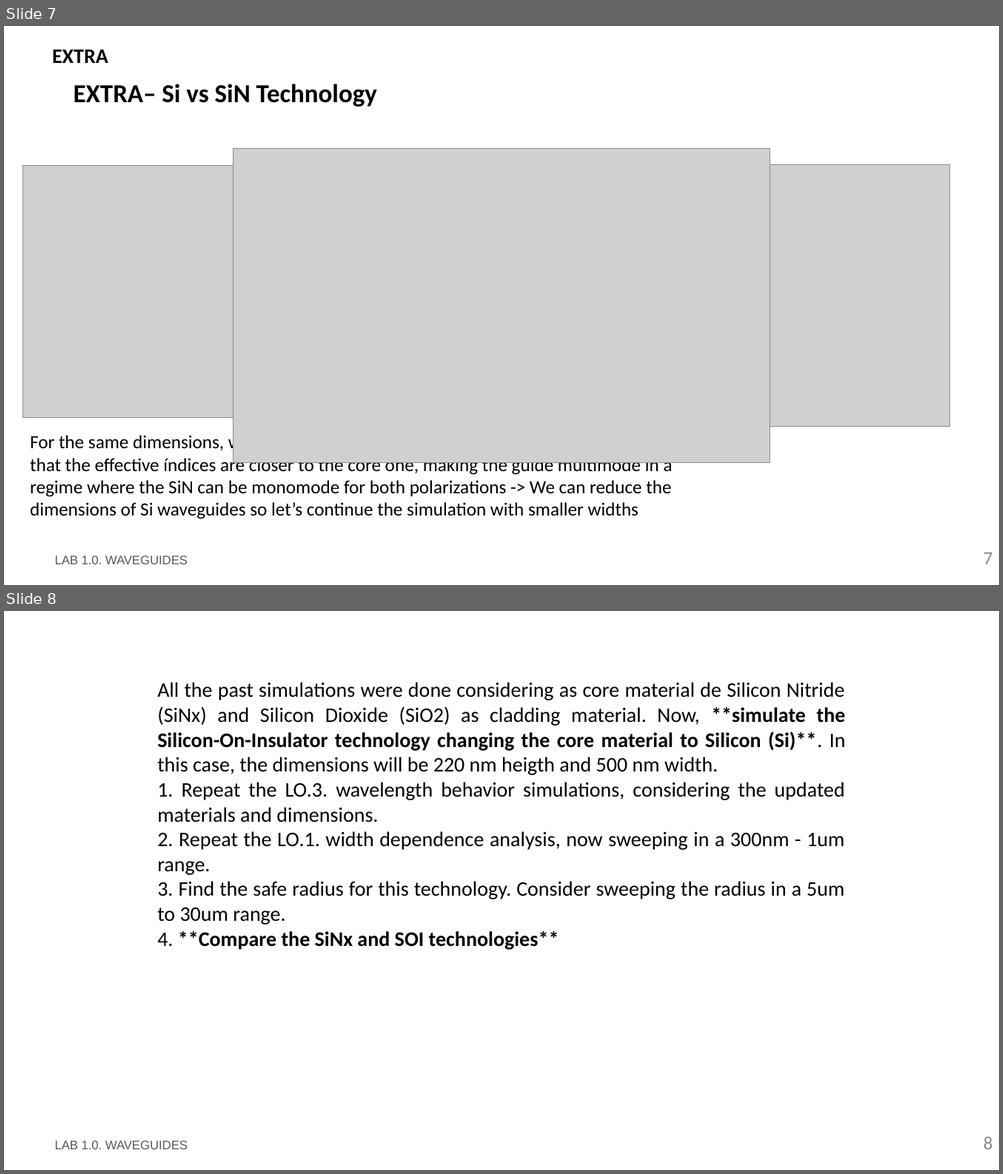
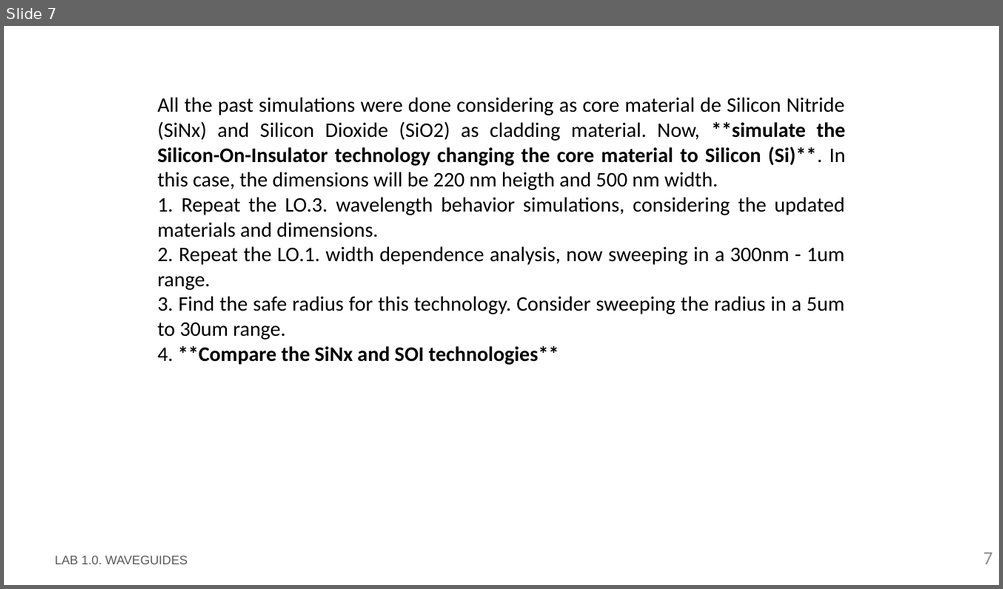
Before and after one commit to DBAEASE/pic-upv-lab1, a slide deck: LabBook_10.pptx. Shown one above the other, each under a label of ours: slides 7 and 8 before the commit, slide 7 after it. The pictures are 1003x1174 and 1003x589 pixels, drawn with LibreOffice and Linux fonts; fonts in the diff are those of the drawing; grey boxes stand for pictures; background and template pictures are left out. Boxes give left, top, right and bottom in pixels: in the first picture for what was removed or moved away, otherwise in the second. Text is boxed around its words. In the diff, an @@ line names an element or a change of style, - is before the commit and + after.

Commit message:
Avances ejs extras

```diff
--- a/LabBook_10.pptx
+++ b/LabBook_10.pptx
@@ slide 7 removed at (4, 26, 999, 585), background #FFFFFF @@
@@ title removed at (52, 49, 108, 63) @@
-EXTRA
@@ text removed at (74, 84, 377, 107) @@
-EXTRA– Si vs SiN Technology
@@ picture removed at (233, 149, 769, 463) @@
@@ picture removed at (22, 166, 457, 417) @@
@@ picture removed at (502, 165, 950, 427) @@
@@ text removed at (30, 434, 672, 520) @@
-For the same dimensions, we see how the Si technology offers more confinement due that the effective índices are closer to the core one, making the guide multimode in a regime where the SiN can be monomode for both polarizations -> We can reduce the dimensions of Si waveguides so let’s continue the simulation with smaller widths
@@ text removed at (55, 556, 188, 565) @@
-LAB 1.0. WAVEGUIDES
@@ page number removed at (983, 553, 993, 565) @@
-7
@@ what was slide 8 is now slide 7 @@
@@ page number at (983, 553, 993, 565): text changed @@
-8
+7
```
Also in this commit, not shown: 5 slides changed, 1 other file.
